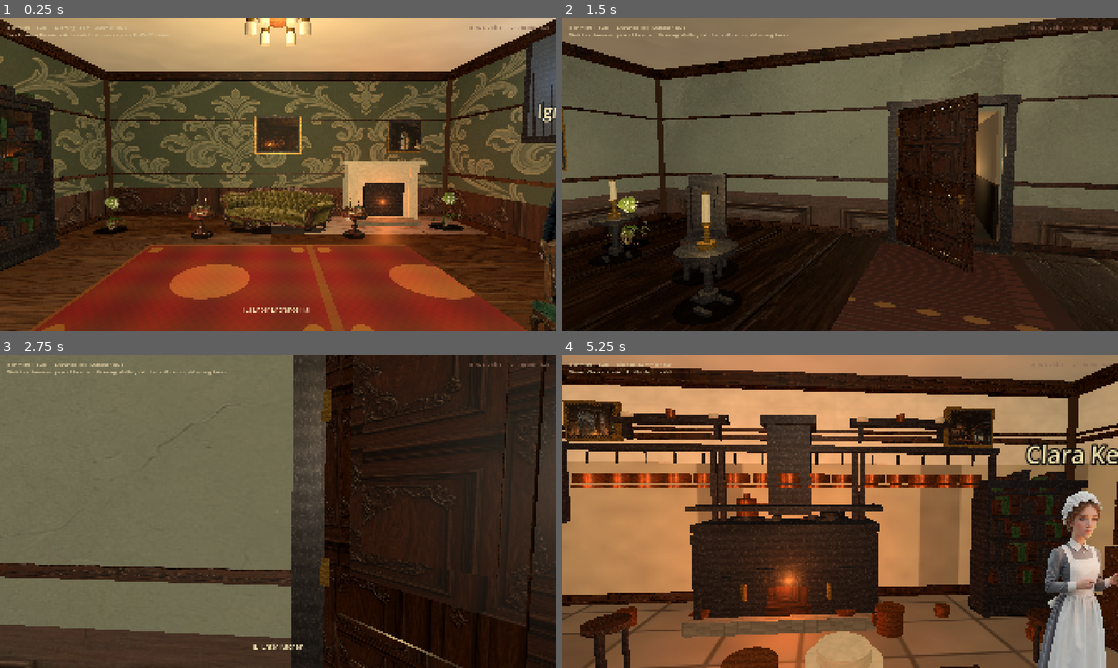
Above: before the commit, frames 1-4 (two rows, left to right).
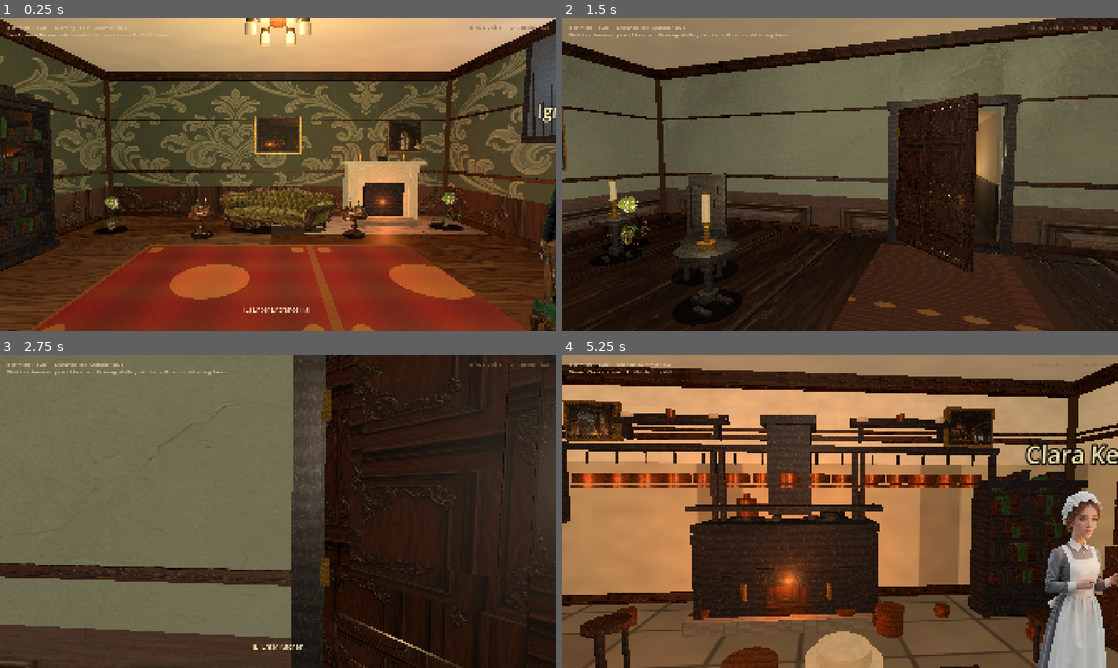
Above: after the commit, the same moments.

Repository: drakewing-eng/aetheric-engine
Game: Godot game, scene res://scenes/fps_main.tscn
Same seed, same stepped clock (60 frames per second), same inputs: the game is played once before the commit and once after it.
Inputs (mouse positions are in pixels of both pictures, inside the frame that each line leads up to):
- Up to frame 1 (0.25 s): no input
- Up to frame 2 (1.5 s): tap Enter at 0.5 s; move the mouse to (867, 174) at 0.52 s; hold E (interact) 0.53-1.28 s; hold W (move_forward) from 0.53 s (still down); click (867, 174) at 0.67 s; move the mouse to (812, 174) at 1.27 s; tap E (interact) at 1.35 s
- Up to frame 3 (2.75 s): keep holding W (move_forward); tap E (interact) at 2 s; move the mouse to (289, 505) at 2.02 s; hold E (interact) from 2.03 s (still down)
- Up to frame 4 (5.25 s): keep holding W (move_forward); move the mouse to (834, 517) at 2.77 s; release E (interact) at 2.78 s; tap E (interact) at 2.85, 4.35 s; click (834, 517) at 2.92 s; move the mouse to (878, 514) at 3.52 s; hold E (interact) 3.53-4.28 s; tap Enter at 4.25 s; move the mouse to (795, 508) at 4.27 s; tap Space at 5 s; move the mouse to (845, 511) at 5.02 s; hold E (interact) from 5.03 s (still down); click (845, 511) at 5.17 s

The runs differ from the first frame. In frame 1, 1.7% of the frame differs, in the area x 9-100%, y 43-68%; in frame 2, 0.7%; in frame 3, 0.3%; in frame 4, 5.3%, in the area x 17-73%, y 0-100%.

Commit message:
visual loop 29: full panel double-layer, fireplace mantel ornaments, drawing wainscot

Diff:
--- a/aetheric-engine-godot/scripts/fps_props.gd
+++ b/aetheric-engine-godot/scripts/fps_props.gd
@@ -945,8 +945,11 @@
 	_add_box(root, Vector3(0, 0.72, -0.05), Vector3(1.75, 1.45, 0.42), MARBLE, true, 0.35)
 	# Inner dark firebox recess
 	_add_box(root, Vector3(0, 0.55, 0.12), Vector3(0.95, 0.85, 0.28), Color(0.06, 0.05, 0.05), false, 0.9)
-	# Mantel shelf
+	# Mantel shelf + ornaments
 	_add_box(root, Vector3(0, 1.45, 0.02), Vector3(1.95, 0.1, 0.55), MARBLE, true, 0.3)
+	_add_cylinder(root, Vector3(-0.55, 1.58, 0.05), 0.06, 0.18, BRASS, false, 0.3, true)
+	_add_cylinder(root, Vector3(0.55, 1.58, 0.05), 0.06, 0.18, BRASS, false, 0.3, true)
+	_add_box(root, Vector3(0, 1.55, 0.08), Vector3(0.2, 0.12, 0.1), Color(0.12, 0.1, 0.1), false, 0.4)
 	# Columns / pilasters
 	_add_box(root, Vector3(-0.72, 0.7, 0.12), Vector3(0.16, 1.25, 0.22), MARBLE, false, 0.32)
 	_add_box(root, Vector3(0.72, 0.7, 0.12), Vector3(0.16, 1.25, 0.22), MARBLE, false, 0.32)
@@ -958,8 +961,8 @@
 	_add_box(root, Vector3(0.0, 0.34, 0.16), Vector3(0.35, 0.08, 0.12), Color(0.25, 0.12, 0.06), false, 0.8)
 	var fire := OmniLight3D.new()
 	fire.light_color = Color(1.0, 0.5, 0.2)
-	fire.light_energy = 1.15
-	fire.omni_range = 5.0
+	fire.light_energy = 1.25
+	fire.omni_range = 5.5
 	fire.position = Vector3(0, 0.48, 0.35)
 	root.add_child(fire)
 	# Warm emissive card in firebox
@@ -971,10 +974,11 @@
 	emat.albedo_color = Color(1.0, 0.45, 0.12)
 	emat.emission_enabled = true
 	emat.emission = Color(1.0, 0.4, 0.08)
-	emat.emission_energy_multiplier = 2.2
+	emat.emission_energy_multiplier = 2.4
 	em.material_override = emat
 	em.position = Vector3(0, 0.42, 0.22)
 	root.add_child(em)
+	_add_contact_shadow(root, 0.95, 0.55)
 	return root
 
 static func _make_window(feat: Dictionary) -> Node3D:
--- a/aetheric-engine-godot/scripts/fps_room_builder.gd
+++ b/aetheric-engine-godot/scripts/fps_room_builder.gd
@@ -467,8 +467,7 @@
 	var inward := Vector3(sin(yaw_rad), 0.0, cos(yaw_rad)) * 0.012
 
 	if full_panel:
-		# Full-height paneling (service rooms / conservatory solid walls)
-		# No mid-height chair rail — looks like a floating bar on solid panels
+		# Full-height paneling — both layers use panel texture so cream paper never peeks
 		_add_wall_plane(
 			wall_name + "Wainscot",
 			pos + Vector3(0, 0, 0),
@@ -478,7 +477,16 @@
 			fallback,
 			true
 		)
-		# Subtle upper picture rail only
+		_add_wall_plane(
+			wall_name + "Paper",
+			pos + inward,
+			yaw_deg,
+			Vector2(cover_w, cover_h),
+			wainscot_tex if wainscot_tex != "" else paper_tex,
+			fallback,
+			true
+		)
+		# Upper picture rail only (not mid-wall)
 		_add_chair_rail(wall_name, pos, yaw_deg, cover_w, plane_h - 0.35, inward)
 	else:
 		_add_wall_plane(
--- a/aetheric-engine-godot/scripts/fps_rooms.gd
+++ b/aetheric-engine-godot/scripts/fps_rooms.gd
@@ -18,9 +18,10 @@
 		"wall_style": "victorian",
 		"wallpaper": TEX + "wallpaper_drawing.jpg",
 		"wainscot": TEX + "wainscot_drawing.jpg",
+		"wainscot_height": 1.2,
 		"floor_texture": TEX + "floor_drawing.jpg",
 		"floor_color": Color(0.28, 0.18, 0.10),
-		"light_energy": 1.4,
+		"light_energy": 1.35,
 		"light_color": Color(1.0, 0.86, 0.62),
 		"ceiling_color": Color(0.86, 0.82, 0.74),
 		"walls": {},
